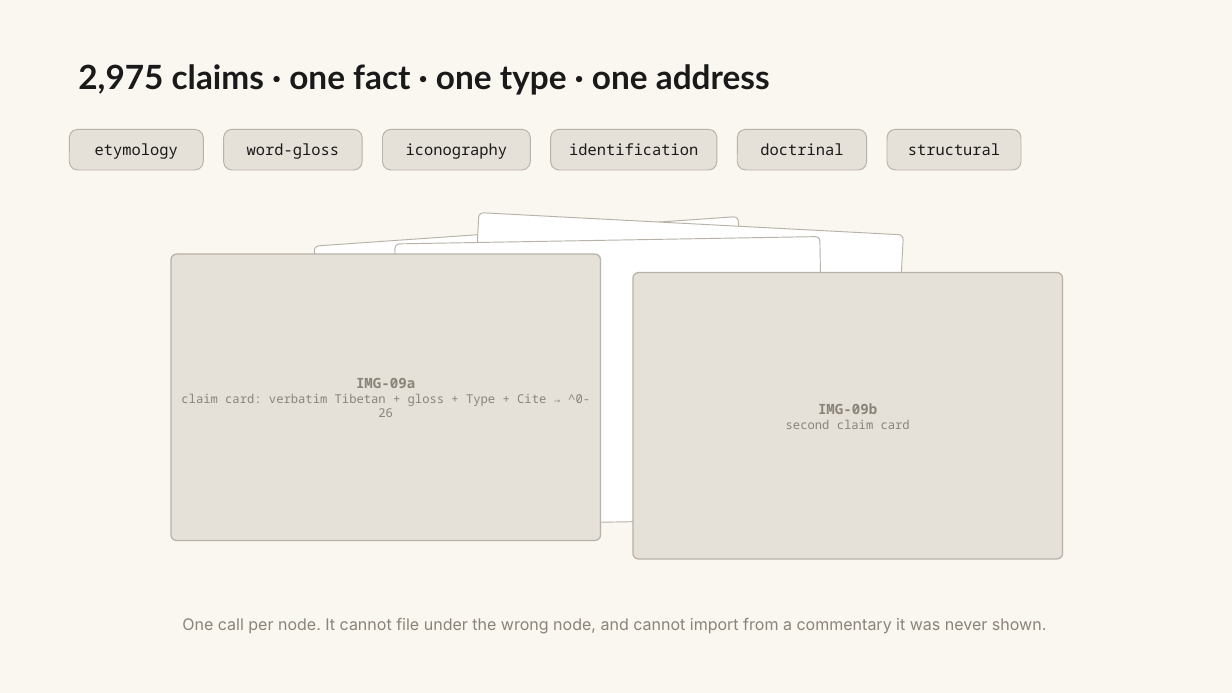
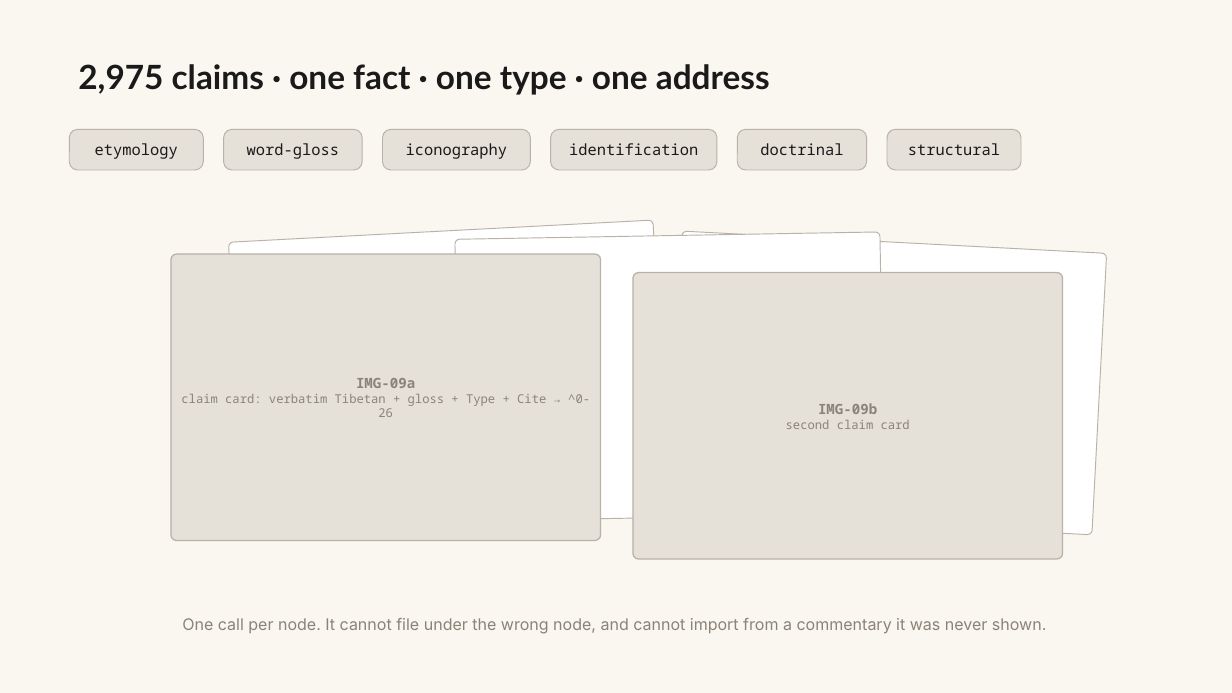
Before and after one commit to WeBuddhist/21-taras-rails, a slide deck: slide 17 of 0-INBOX/presentation-humanities-2026/verification-deck.pptx. Drawn at 1232x693 pixels with LibreOffice and Linux fonts; fonts in the diff are those of the drawing. Boxes give left, top, right and bottom in pixels: in the first picture for what was removed or moved away, otherwise in the second. Text is boxed around its words. In the diff, an @@ line names an element or a change of style, - is before the commit and + after.

```diff
--- a/0-INBOX/presentation-humanities-2026/verification-deck.pptx
+++ b/0-INBOX/presentation-humanities-2026/verification-deck.pptx
@@ rounded rectangle at (x1=229, y1=220, x2=668, y2=524): rotation 356 to 357 degrees @@
@@ rounded rectangle moved from (x1=395, y1=237, x2=825, y2=526) to (x1=455, y1=232, x2=885, y2=521) @@
@@ rounded rectangle moved from (x1=464, y1=213, x2=904, y2=516) to (x1=668, y1=231, x2=1107, y2=535) @@
```
Also in this commit, not shown: 4 other slides changed.
